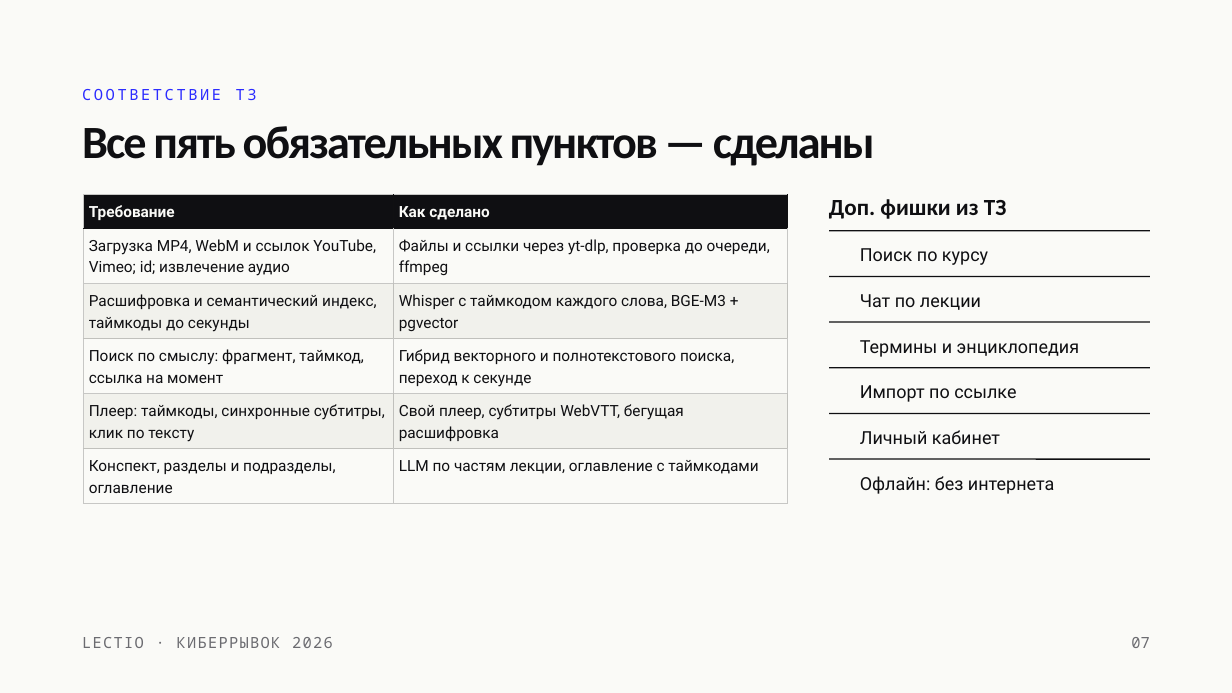
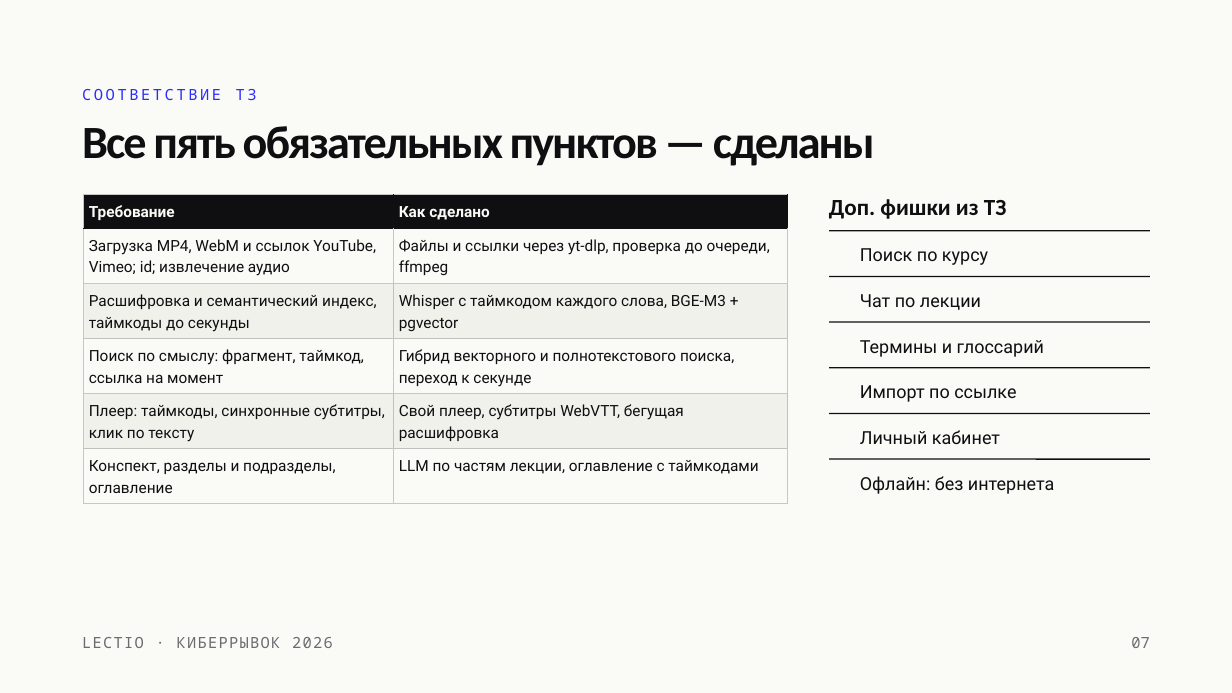
Before and after one commit to anxi0uz/lectio, a slide deck: slide 7 of Lectio — смысловой поиск по видеолекциям.pptx. Drawn at 1232x693 pixels with LibreOffice and Linux fonts; fonts in the diff are those of the drawing; background and template pictures are left out. Boxes give left, top, right and bottom in pixels: in the first picture for what was removed or moved away, otherwise in the second. Text is boxed around its words. In the diff, an @@ line names an element or a change of style, - is before the commit and + after.

```diff
--- a/Lectio — смысловой поиск по видеолекциям.pptx
+++ b/Lectio — смысловой поиск по видеолекциям.pptx
@@ text at (860, 340, 1044, 357): text changed @@
-Термины и энциклопедия
+Термины и глоссарий
```
Also in this commit, not shown: 1 other slide changed, 9 other files.
